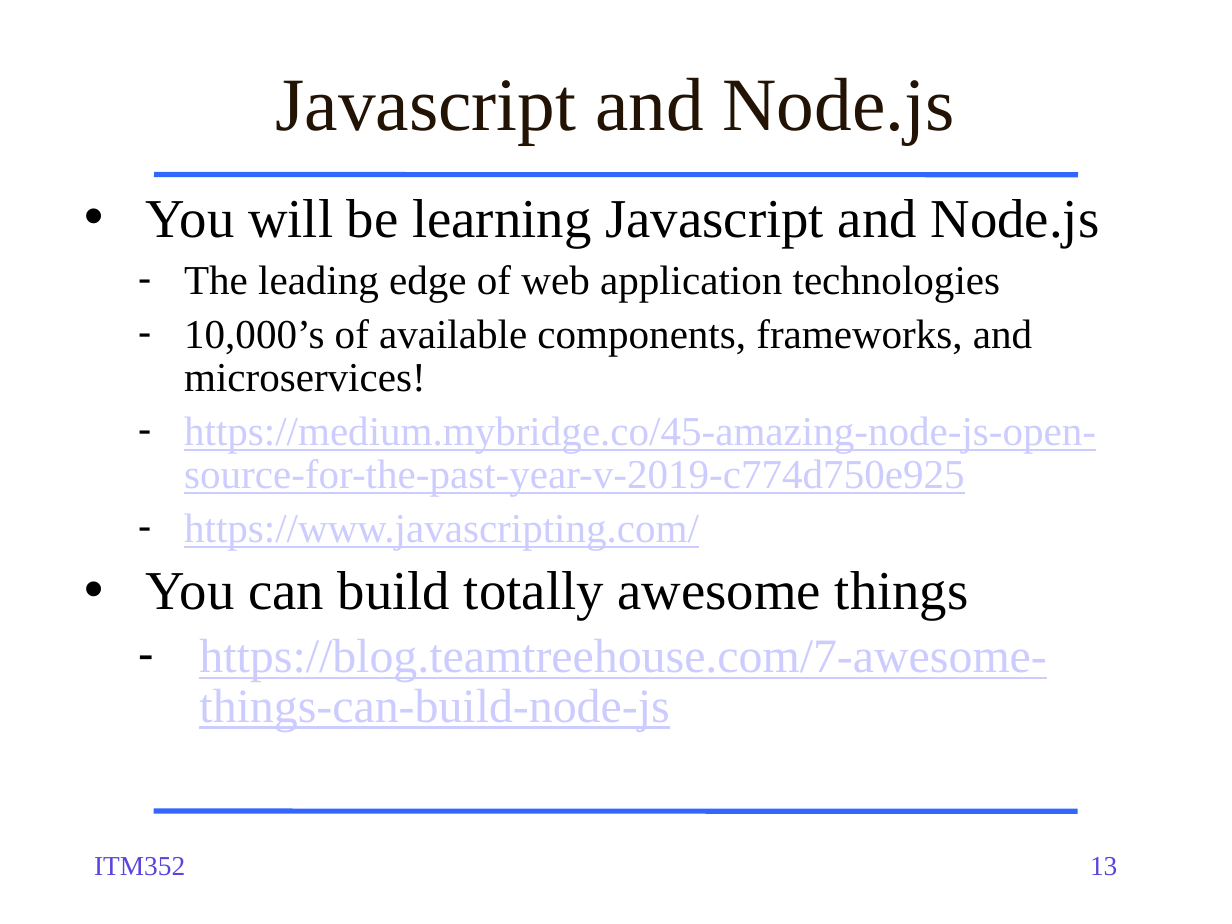
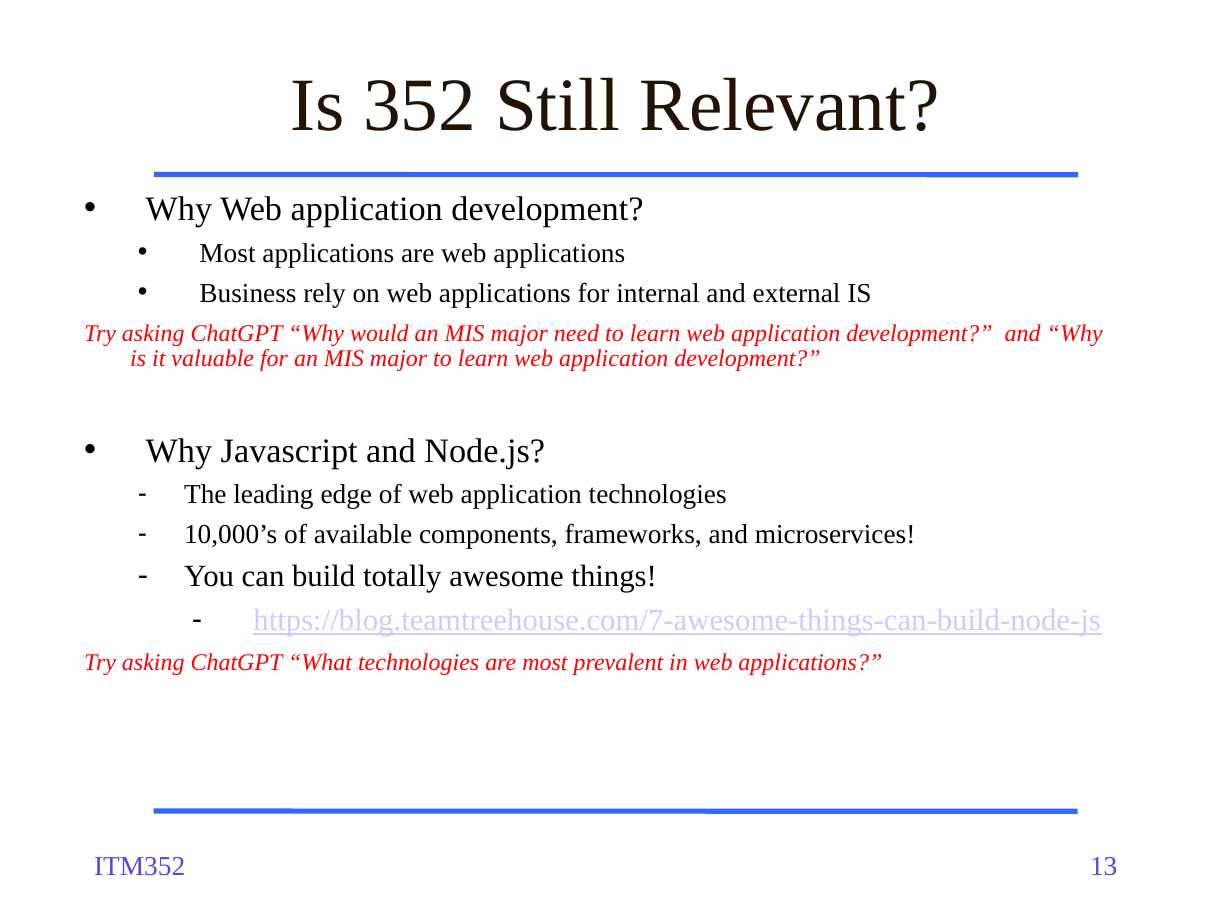
Before and after one commit to dport96/ITM352, a slide deck: slide 13 of morea/010.introduction/ITM352_01_intro.pptx. Drawn at 1232x924 pixels with LibreOffice and Linux fonts; fonts in the diff are those of the drawing. Boxes give left, top, right and bottom in pixels: in the first picture for what was removed or moved away, otherwise in the second. Text is boxed around its words. In the diff, an @@ line names an element or a change of style, - is before the commit and + after.

```diff
--- a/morea/010.introduction/ITM352_01_intro.pptx
+++ b/morea/010.introduction/ITM352_01_intro.pptx
@@ title at [290,77,940,131]: text changed @@
-Javascript and Node.js
+Is 352 Still Relevant?
@@ text at [84,196,1103,468]: text changed; size 32 to 14 pt @@
-• You will be learning Javascript and Node.js
+• Why Web application development?
+  • Most applications are web applications
+  • Business rely on web applications for internal and external IS
+Try asking ChatGPT “Why would an MIS major need to learn web application development?” and “Why is it valuable for an MIS major to learn web application development?”
+• Why Javascript and Node.js?
@@ text at [184,483,1100,636]: size 24 to 16 pt in "The leading edge of web application technologies", "10,000’s of available components, frameworks, and microservi ..."; size 28 to 18 pt in "https://blog.teamtreehouse.com/7-awesome-things-can-build-no ..."; list level 2 to 3 in "https://blog.teamtreehouse.com/7-awesome-things-can-build-no ..." @@
@@ text at [184,564,656,592]: text changed; size 24 to 18 pt; text colour #CCCCFF to #000000 @@
-  – https://medium.mybridge.co/45-amazing-node-js-open-source-for-the-past-year-v-2019-c774d750e925
-  – https://www.javascripting.com/
-• You can build totally awesome things
+  – You can build totally awesome things!
@@ text at [84,653,882,675]: paragraph added @@
+Try asking ChatGPT “What technologies are most prevalent in web applications?”
```
Also in this commit, not shown: 6 other slides changed, 1 other file.
